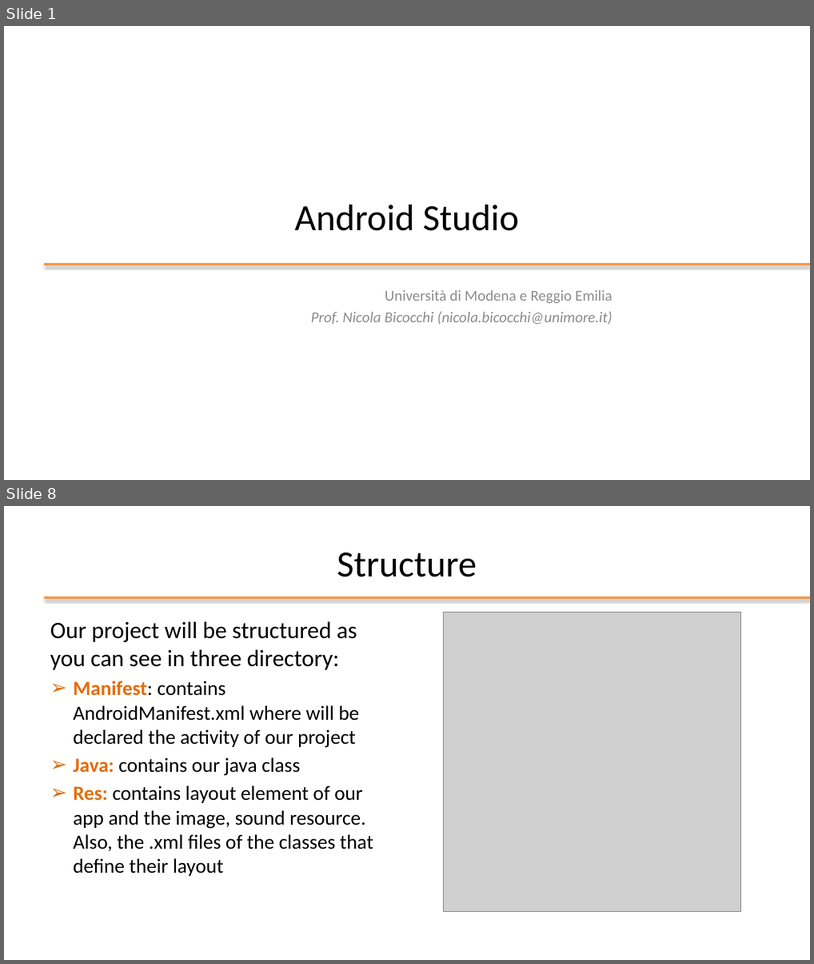
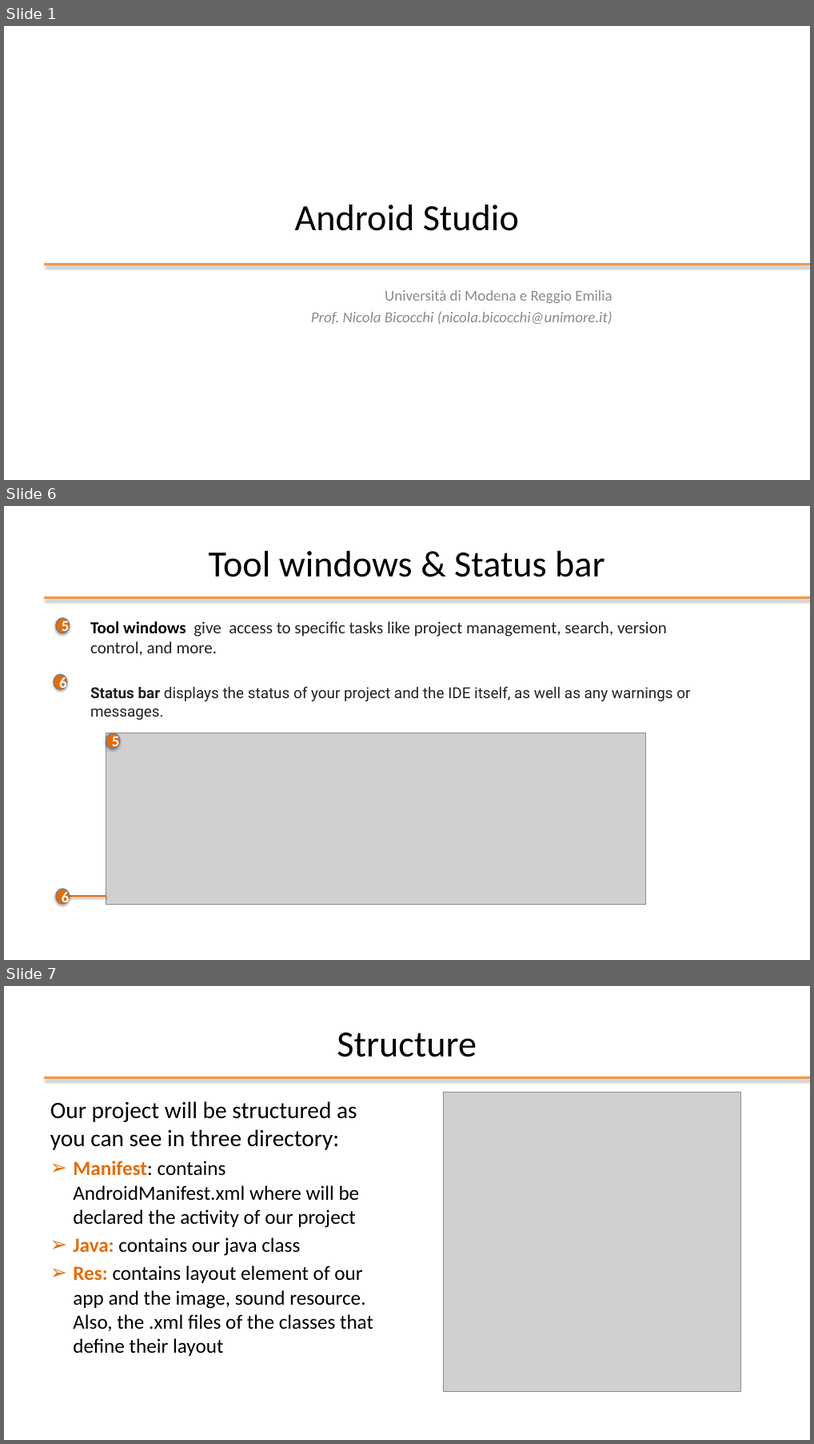
Before and after one commit to StePoli-00/Getting-started-with-Android, a slide deck: 02-Android Studio.pptx. Shown one above the other, each under a label of ours: slides 1 and 8 before the commit, slides 1, 6 and 7 after it; the slides between them are not shown. The pictures are 814x964 and 814x1444 pixels, drawn with LibreOffice and Linux fonts; fonts in the diff are those of the drawing; grey boxes stand for pictures; background and template pictures are left out. Boxes give left, top, right and bottom in pixels: in the first picture for what was removed or moved away, otherwise in the second. Text is boxed around its words. In the diff, an @@ line names an element or a change of style, - is before the commit and + after.

```diff
--- a/02-Android Studio.pptx
+++ b/02-Android Studio.pptx
@@ slide 6 added at (4, 506, 810, 960), background #FFFFFF; not listed: 1 template element that a slide beside it also shows @@
@@ title added at (209, 551, 605, 577), 44 pt, text #000000 @@
+Tool windows & Status bar
@@ ellipse added at (56, 618, 70, 634), fill #E46C0A, outline #4B7EBC 0.75 pt, 18 pt, text #FFFFFF, bold @@
+5
@@ text added at (90, 621, 690, 720), 20 pt, text #202124 @@
+Tool windows give access to specific tasks like project management, search, version control, and more.
+Status bar displays the status of your project and the IDE itself, as well as any warnings or messages.
@@ ellipse added at (54, 674, 67, 690), fill #E46C0A, outline #4B7EBC 0.75 pt, 18 pt, text #FFFFFF, bold @@
+6
@@ picture added at (106, 733, 646, 904) @@
@@ ellipse added at (106, 733, 120, 748), fill #E46C0A, outline #4B7EBC 0.75 pt, 18 pt, text #FFFFFF, bold @@
+5
@@ ellipse added at (56, 888, 70, 904), fill #E46C0A, outline #4B7EBC 0.75 pt, 18 pt, text #FFFFFF, bold @@
+6
@@ line added from (70, 896) to (106, 896), #E46C0A 2 pt @@
@@ what was slide 8 is now slide 7 @@
```
Also in this commit, not shown: 5 slides changed, 2 other slides added.
